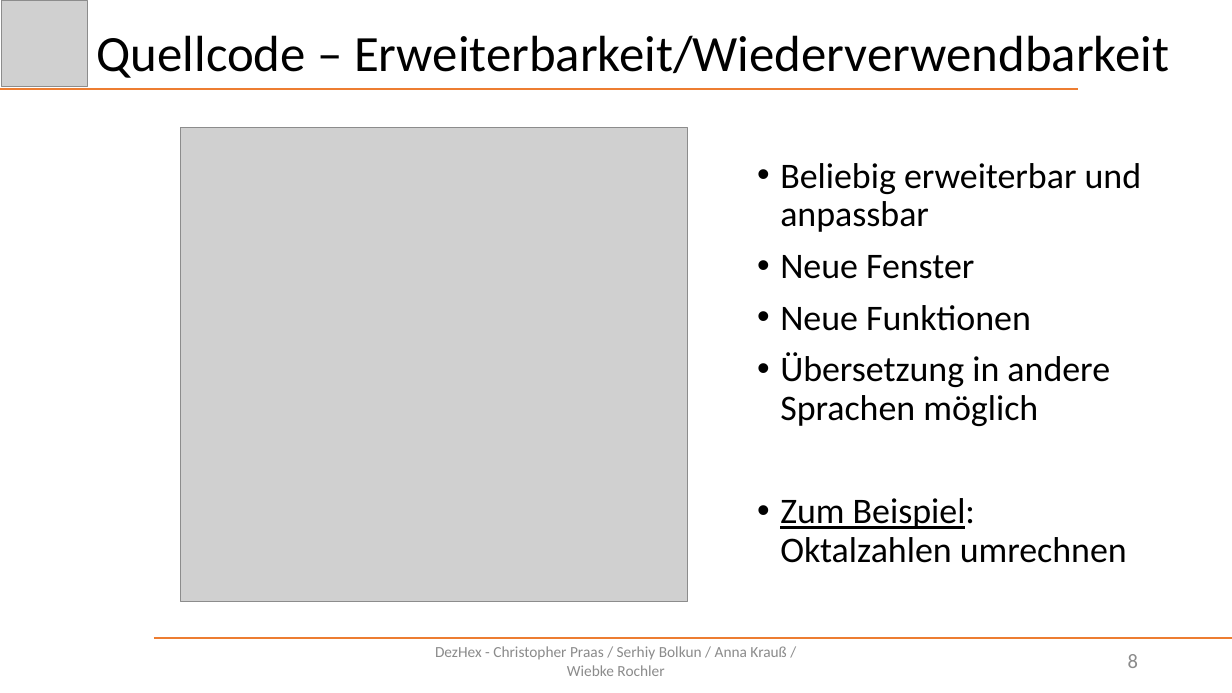
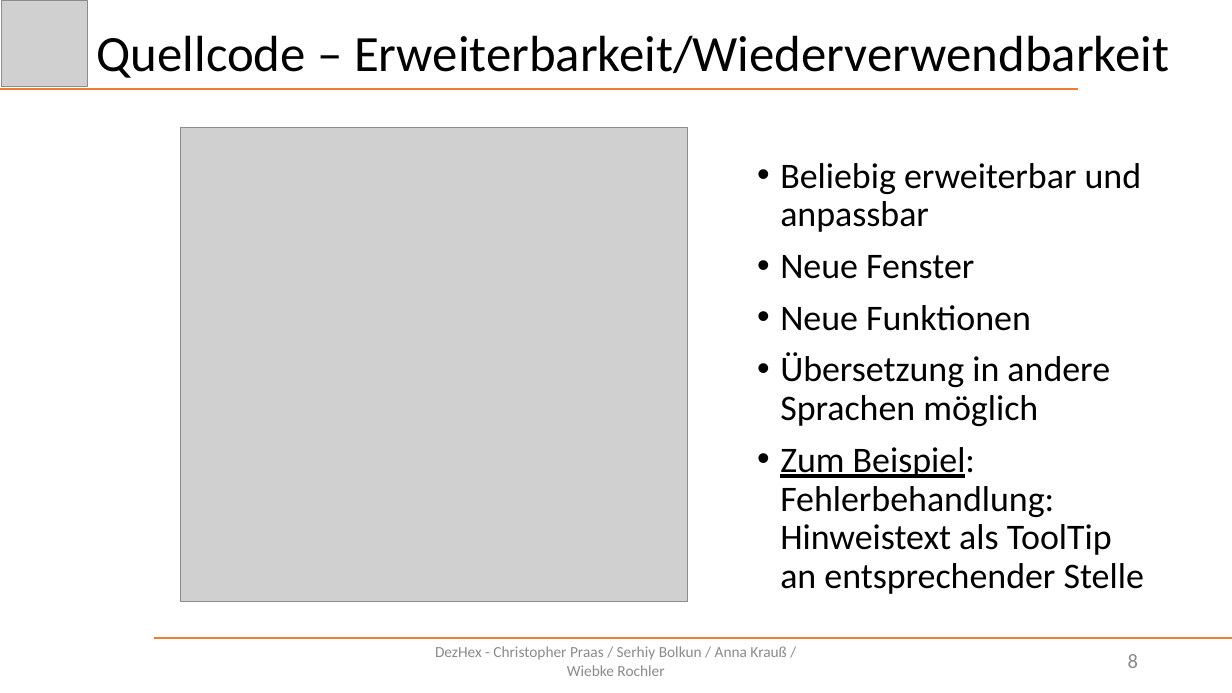
Before and after one commit to Schnitzel128/sejava, a slide deck: slide 8 of Präsentation/DezHex.pptx. Drawn at 1232x693 pixels with LibreOffice and Linux fonts; fonts in the diff are those of the drawing; grey boxes stand for pictures. Boxes give left, top, right and bottom in pixels: in the first picture for what was removed or moved away, otherwise in the second. Text is boxed around its words. In the diff, an @@ line names an element or a change of style, - is before the commit and + after.

Commit message:
Update Praesi

```diff
--- a/Präsentation/DezHex.pptx
+++ b/Präsentation/DezHex.pptx
@@ text at bbox=[780, 447, 1144, 594]: text changed @@
-• Zum Beispiel: Oktalzahlen umrechnen
+• Zum Beispiel:
+  Fehlerbehandlung: Hinweistext als ToolTip an entsprechender Stelle
```
